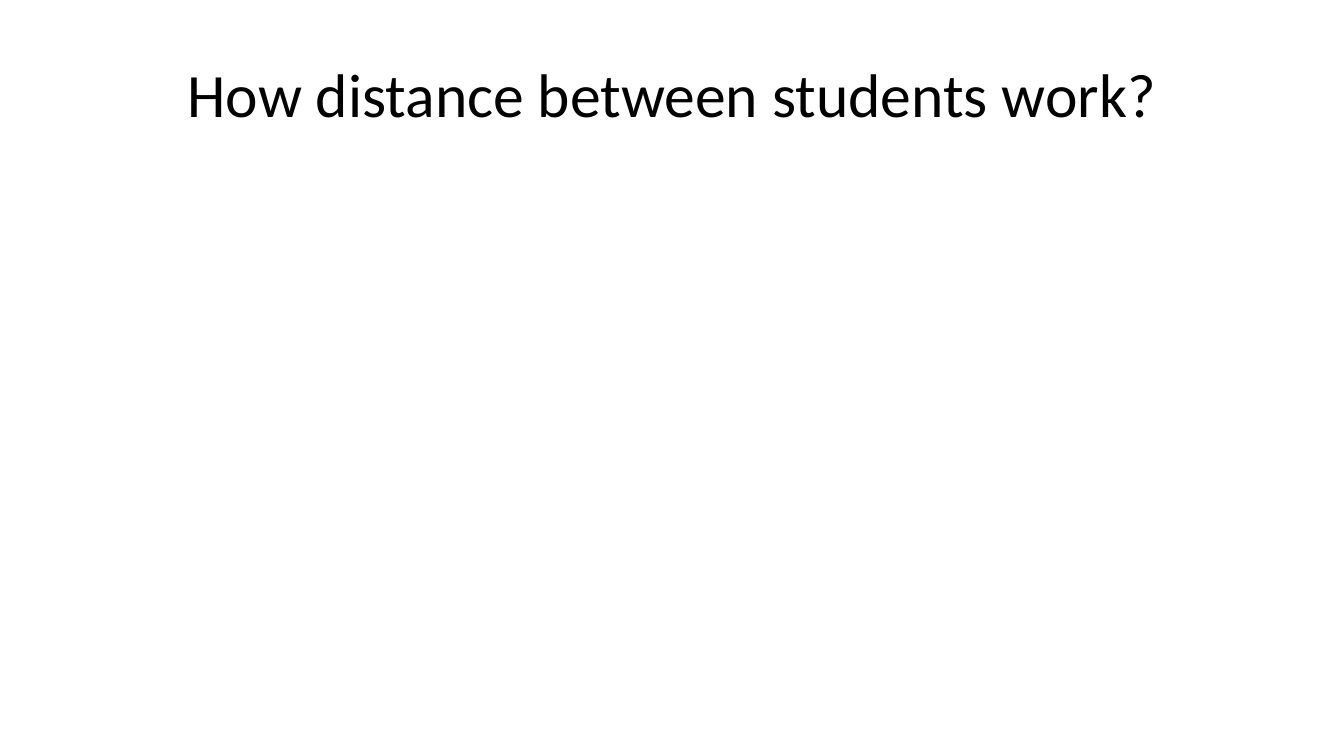
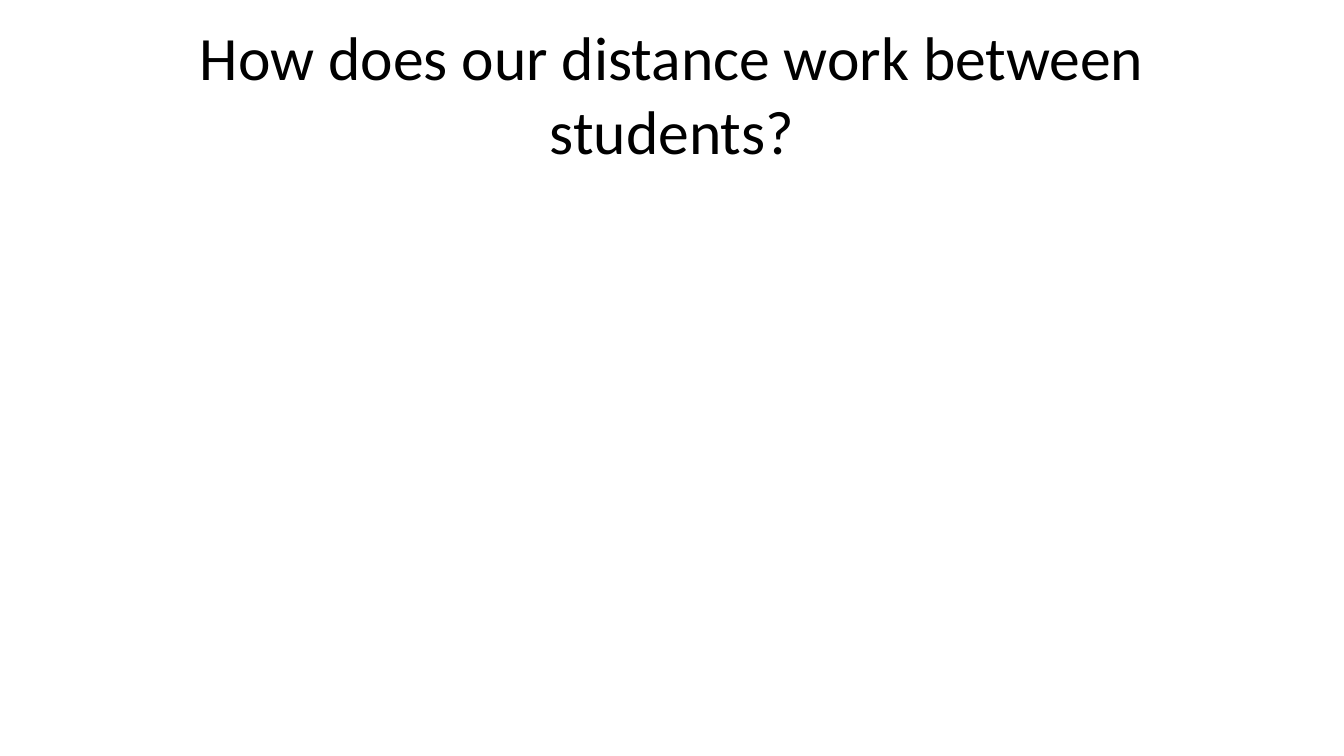
Before and after one commit to deancallahan25/Data322MiniProject, a slide deck: slide 6 of presentation.pptx (slide 7 before the commit). Drawn at 1344x756 pixels with LibreOffice and Linux fonts; fonts in the diff are those of the drawing. Boxes give left, top, right and bottom in pixels: in the first picture for what was removed or moved away, otherwise in the second. Text is boxed around its words. In the diff, an @@ line names an element or a change of style, - is before the commit and + after.

```diff
--- a/presentation.pptx
+++ b/presentation.pptx
@@ title at (200,37,1143,155): text changed @@
-How distance between students work?
+How does our distance work between students?
```
Also in this commit, not shown: 2 other slides changed, 4 slides added, 2 slides removed, 2 other files.
